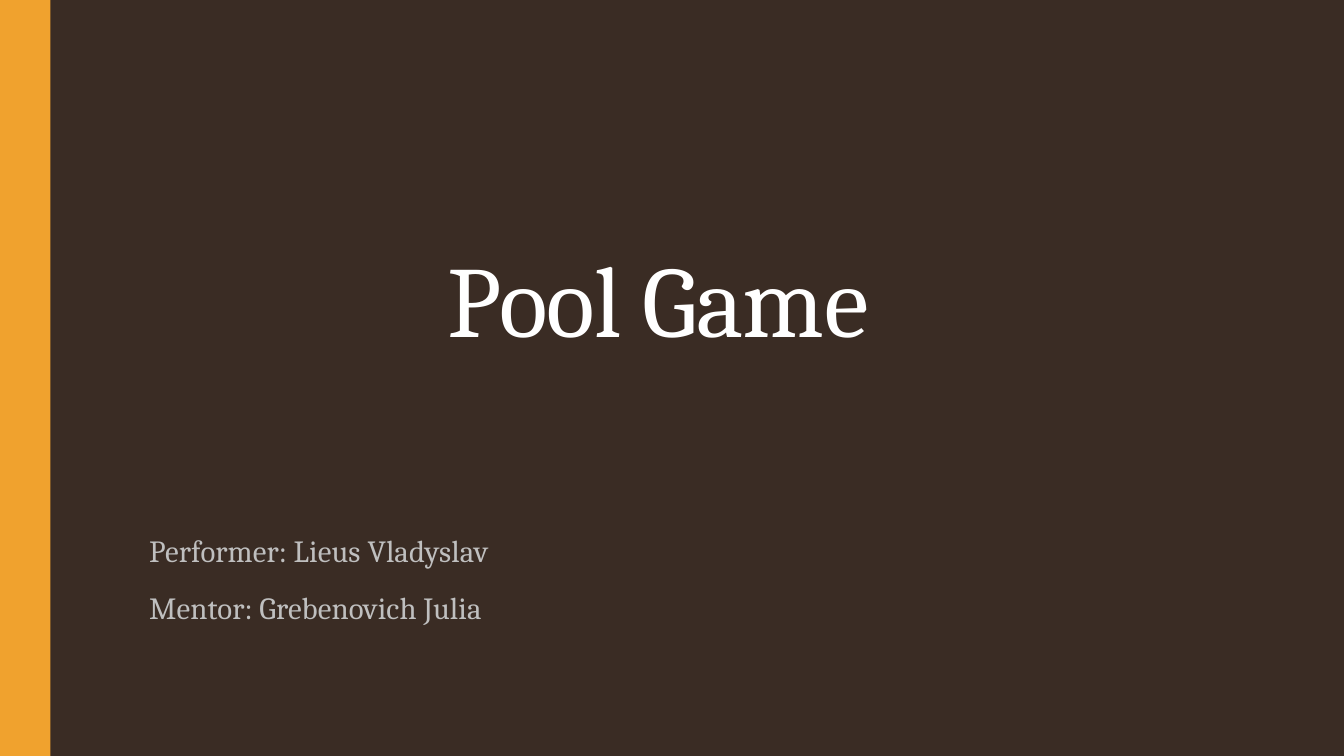
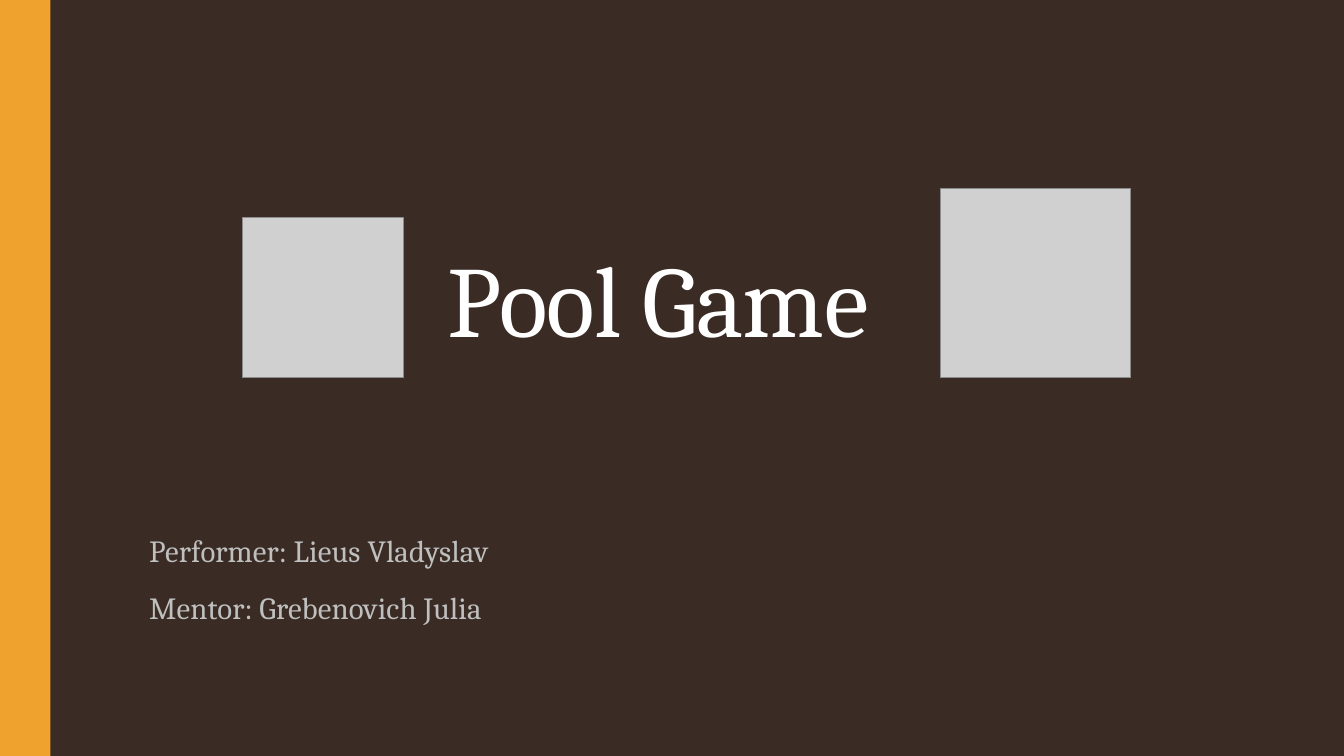
Before and after one commit to VladLeus/Pool-Game, a slide deck: slide 1 of Курсова_Лєус_В.Д..pptx. Drawn at 1344x756 pixels with LibreOffice and Linux fonts; fonts in the diff are those of the drawing; grey boxes stand for pictures. Boxes give left, top, right and bottom in pixels: in the first picture for what was removed or moved away, otherwise in the second. Text is boxed around its words. In the diff, an @@ line names an element or a change of style, - is before the commit and + after.

```diff
--- a/Курсова_Лєус_В.Д..pptx
+++ b/Курсова_Лєус_В.Д..pptx
@@ picture added at [941, 189, 1130, 378] @@
@@ picture added at [243, 218, 403, 378] @@
```
Also in this commit, not shown: 1 other slide changed, 4 slides added.
